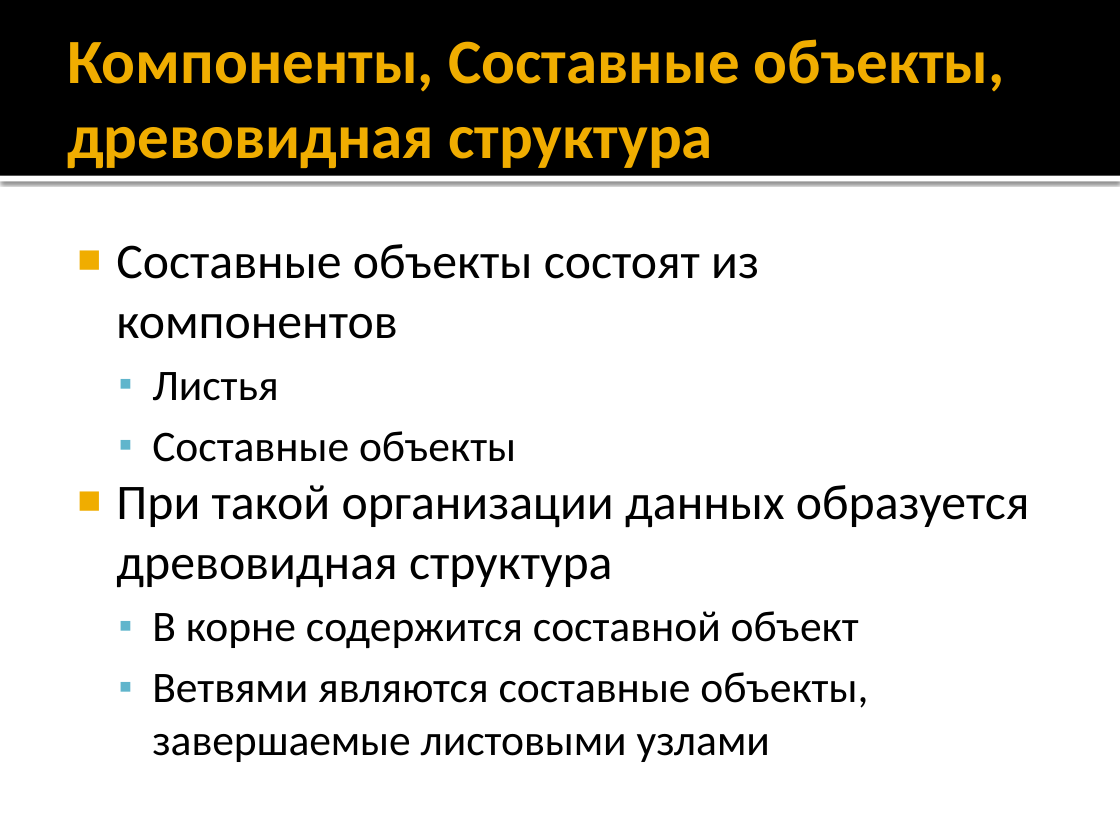
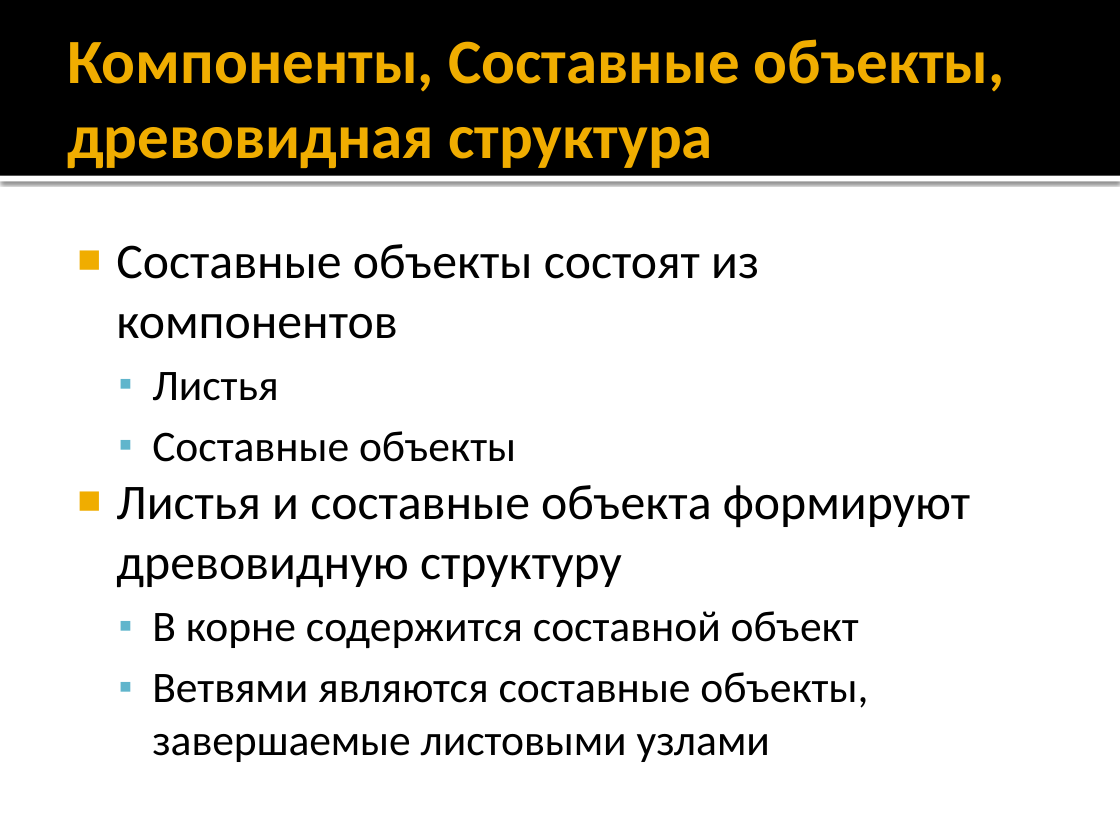
Before and after one commit to alexey-malov/ood, a slide deck: slide 19 of lectures/10.composite/composite.pptx. Drawn at 1120x840 pixels with LibreOffice and Linux fonts; fonts in the diff are those of the drawing. Boxes give left, top, right and bottom in pixels: in the first picture for what was removed or moved away, otherwise in the second. Text is boxed around its words. In the diff, an @@ line names an element or a change of style, - is before the commit and + after.

```diff
--- a/lectures/10.composite/composite.pptx
+++ b/lectures/10.composite/composite.pptx
@@ text at [116, 485, 970, 588]: text changed @@
-■ При такой организации данных образуется древовидная структура
+■ Листья и составные объекта формируют древовидную структуру
```
Also in this commit, not shown: 9 other slides changed, 4 slides added, 1 other file.
